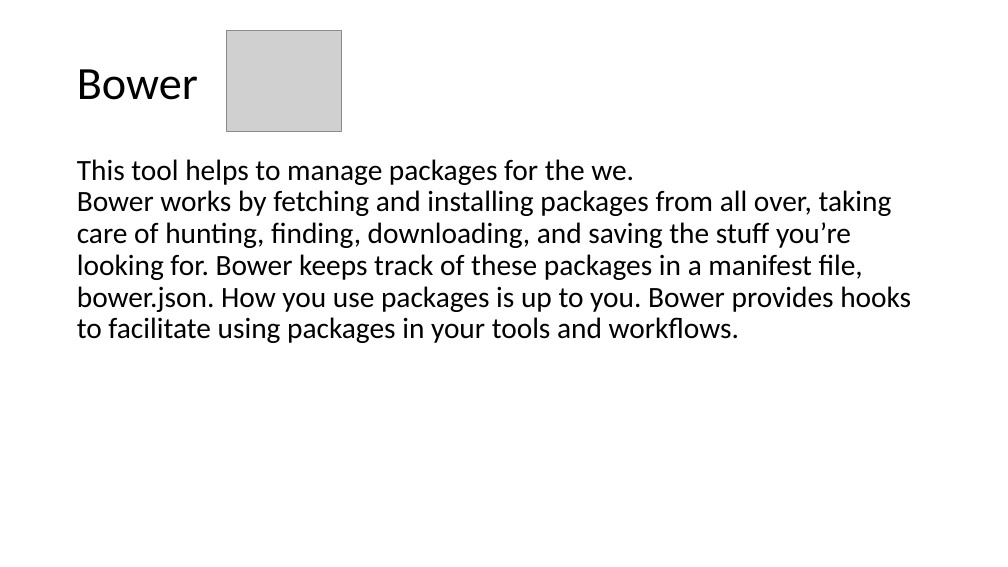
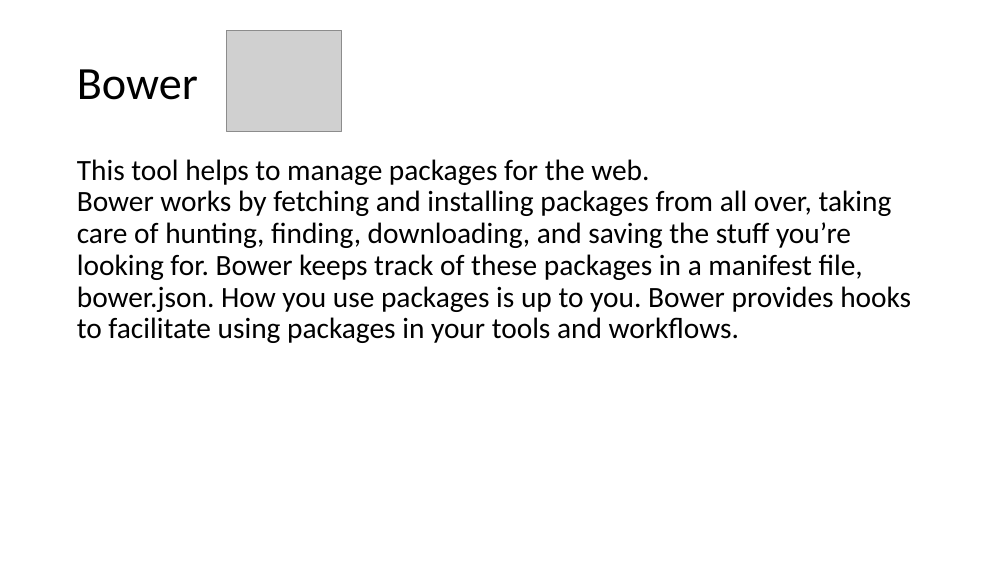
Before and after one commit to artuste/angularjs-json, a slide deck: slide 8 of doc/Presentation_Front_End.pptx. Drawn at 1008x567 pixels with LibreOffice and Linux fonts; fonts in the diff are those of the drawing; grey boxes stand for pictures; background and template pictures are left out. Boxes give left, top, right and bottom in pixels: in the first picture for what was removed or moved away, otherwise in the second. Text is boxed around its words. In the diff, an @@ line names an element or a change of style, - is before the commit and + after.

```diff
--- a/doc/Presentation_Front_End.pptx
+++ b/doc/Presentation_Front_End.pptx
@@ text at <box>77,159,911,343</box>: text changed @@
-This tool helps to manage packages for the we.
-Bower works by fetching and installing packages from all over, taking care of hunting, finding, downloading, and saving the stuff you’re looking for. Bower keeps track of these packages in a manifest file, bower.json. How you use packages is up to you. Bower provides hooks to facilitate using packages in your tools and workflows.
+This tool helps to manage packages for the web.
+Bower works by fetching and installing packages from all over, taking care of hunting, finding, downloading, and saving the stuff you’re looking for. Bower keeps track of these packages in a manifest file, bower.json. How you use packages is up to you. Bower provides hooks to facilitate using packages in your tools and workflows.
```
Also in this commit, not shown: 1 other slide changed, 1 slide removed.
